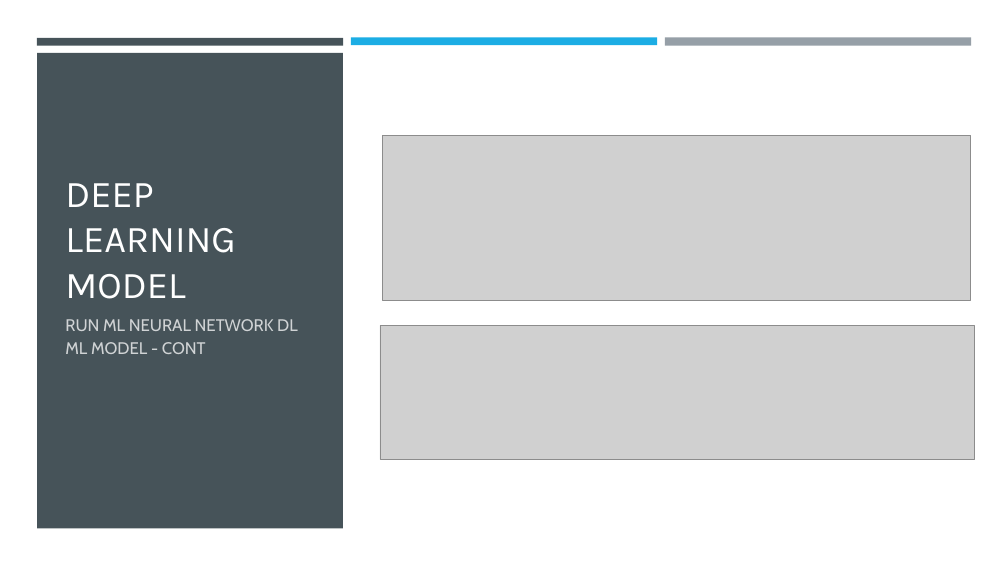
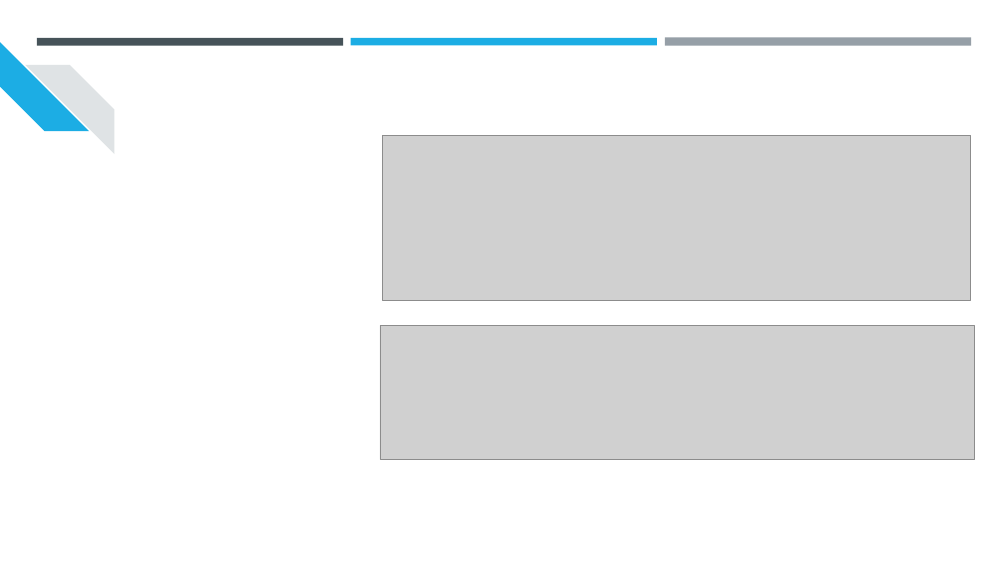
Before and after one commit to srthirum1/Final_Group_Project, a slide deck: slide 18 of Final_Project/CA Housing Prices Analysis.pptx (slide 11 before the commit). Drawn at 1008x567 pixels with LibreOffice and Linux fonts; fonts in the diff are those of the drawing; grey boxes stand for pictures. Boxes give left, top, right and bottom in pixels: in the first picture for what was removed or moved away, otherwise in the second. Text is boxed around its words. In the diff, an @@ line names an element or a change of style, - is before the commit and + after.

```diff
--- a/Final_Project/CA Housing Prices Analysis.pptx
+++ b/Final_Project/CA Housing Prices Analysis.pptx
@@ rectangle removed at (0, 0, 1008, 567) @@
@@ rectangle removed at (37, 53, 343, 529) @@
@@ diag stripe added at (25, 65, 114, 154), fill #DFE3E5 @@
@@ title removed at (65, 183, 235, 299) @@
-DEEP LEARNING MODEL
@@ text removed at (65, 319, 298, 354) @@
-RUN ML NEURAL NETWORK DL ML MODEL - CONT
```
Also in this commit, not shown: 7 other slides changed, 2 slides added, 1 slide removed, 1 other file.
